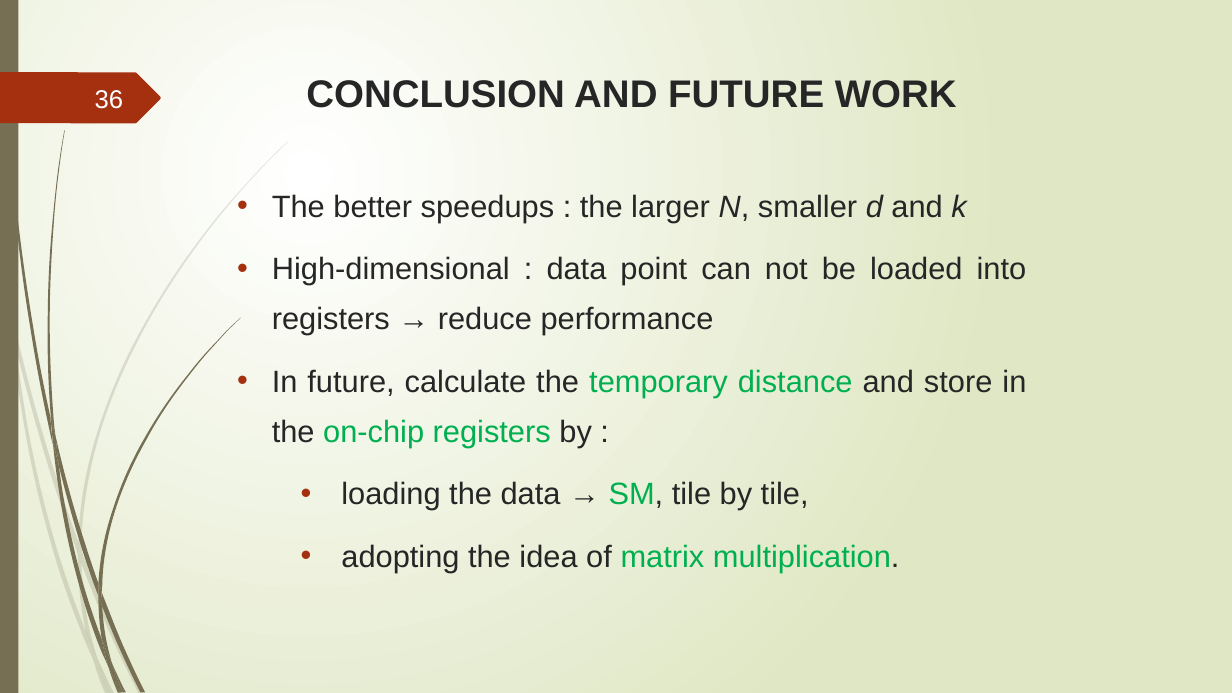
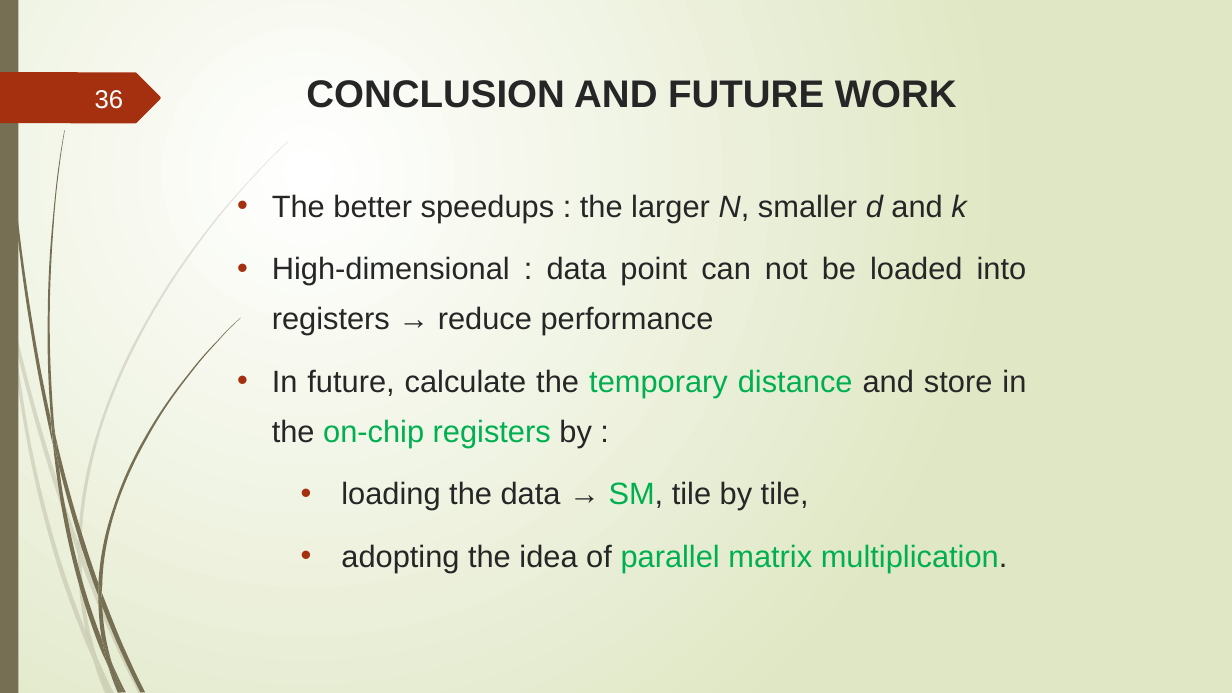
Before and after one commit to trungvdhp/master-ntou, a slide deck: slide 36 of ImageProcessing/Speeding up GFKM.pptx. Drawn at 1232x693 pixels with LibreOffice and Linux fonts; fonts in the diff are those of the drawing. Boxes give left, top, right and bottom in pixels: in the first picture for what was removed or moved away, otherwise in the second. Text is boxed around its words. In the diff, an @@ line names an element or a change of style, - is before the commit and + after.

```diff
--- a/ImageProcessing/Speeding up GFKM.pptx
+++ b/ImageProcessing/Speeding up GFKM.pptx
@@ text at (341, 544, 1008, 573): text changed @@
-  • adopting the idea of matrix multiplication.
+  • adopting the idea of parallel matrix multiplication.
```
Also in this commit, not shown: 2 other slides changed, 2 other files.
